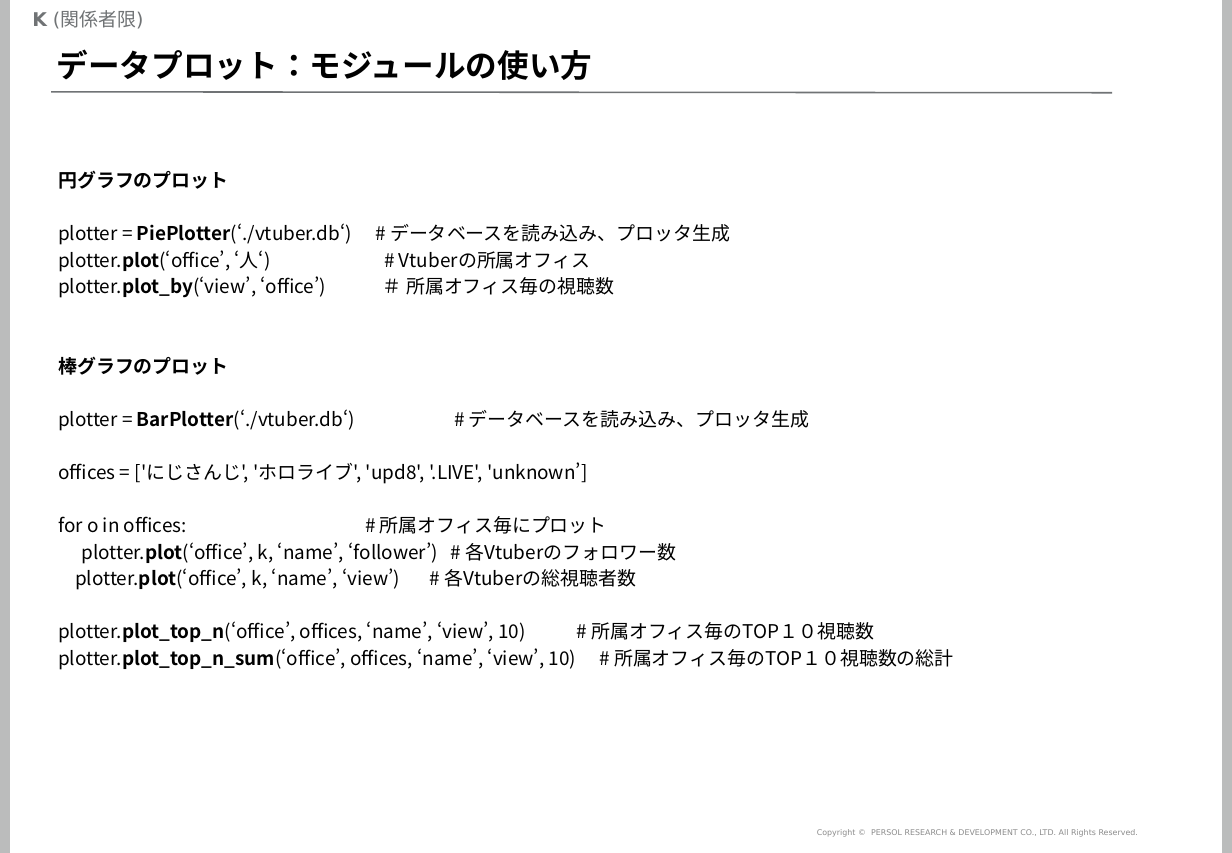
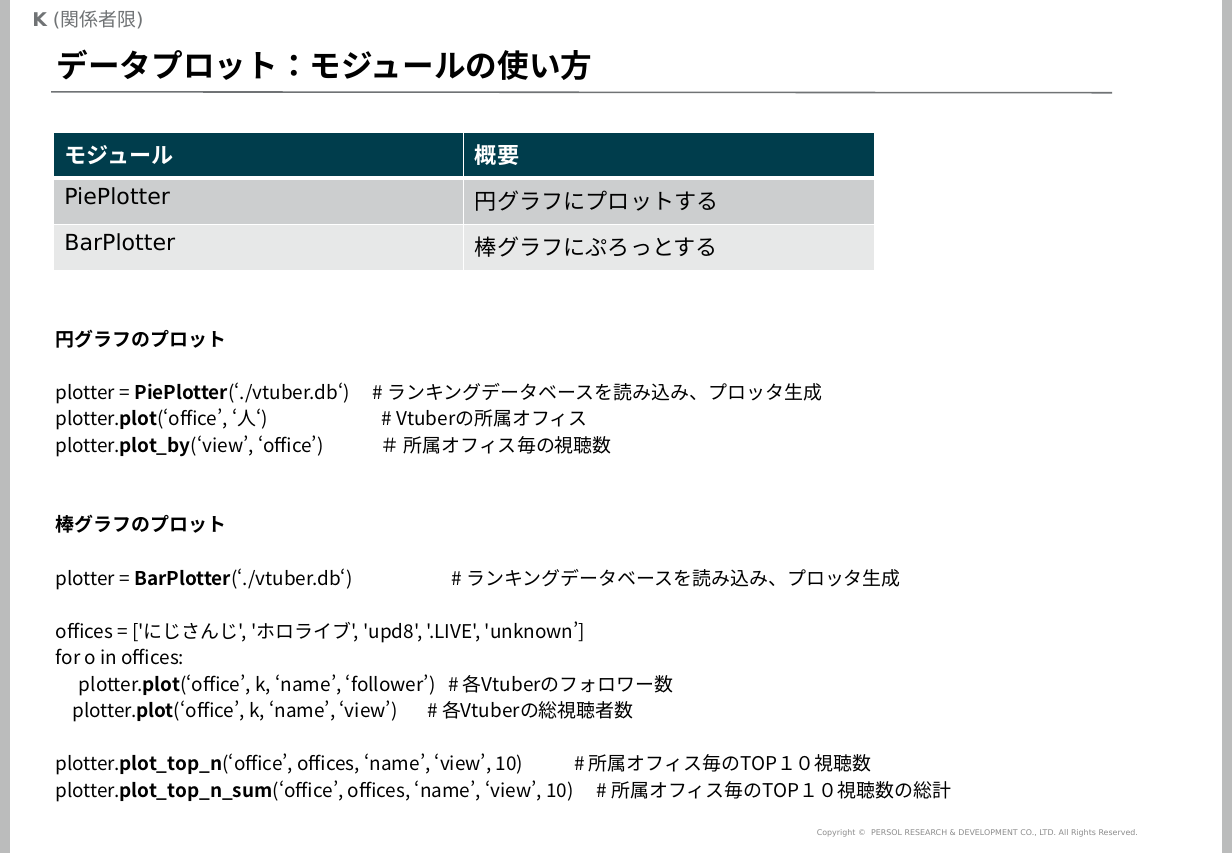
Before and after one commit to mogrodown/python_session, a slide deck: slide 51 of doc/python中級講座_2020.pptx (slide 49 before the commit). Drawn at 1232x853 pixels with LibreOffice and Linux fonts; fonts in the diff are those of the drawing; background and template pictures are left out. Boxes give left, top, right and bottom in pixels: in the first picture for what was removed or moved away, otherwise in the second. Text is boxed around its words. In the diff, an @@ line names an element or a change of style, - is before the commit and + after.

```diff
--- a/doc/python中級講座_2020.pptx
+++ b/doc/python中級講座_2020.pptx
@@ table added at [53, 132, 875, 271], 3 rows, 2 columns @@
+モジュール | 概要
+PiePlotter | 円グラフにプロットする
+BarPlotter | 棒グラフにぷろっとする
@@ text "円グラフのプロット": place and size @@
-text "円グラフのプロット" at [58, 170, 954, 670]
+text "円グラフのプロット" at [56, 329, 952, 802]
@@ text at [56, 382, 822, 404]: text changed @@
-plotter = PiePlotter(‘./vtuber.db‘) # データベースを読み込み、プロッタ生成
+plotter = PiePlotter(‘./vtuber.db‘) # ランキングデータベースを読み込み、プロッタ生成
@@ text at [56, 568, 900, 590]: text changed @@
-plotter = BarPlotter(‘./vtuber.db‘) # データベースを読み込み、プロッタ生成
+plotter = BarPlotter(‘./vtuber.db‘) # ランキングデータベースを読み込み、プロッタ生成
@@ text at [56, 648, 184, 665]: text changed @@
-for o in offices: # 所属オフィス毎にプロット
+for o in offices:
```
Also in this commit, not shown: 29 other slides changed, 6 slides added, 2 slides removed, 6 other files.
